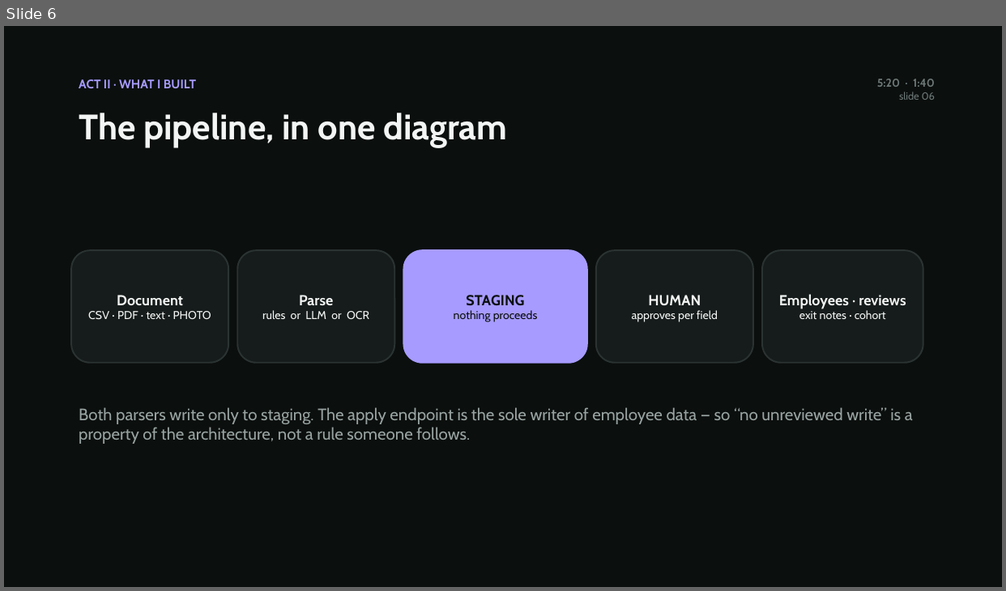
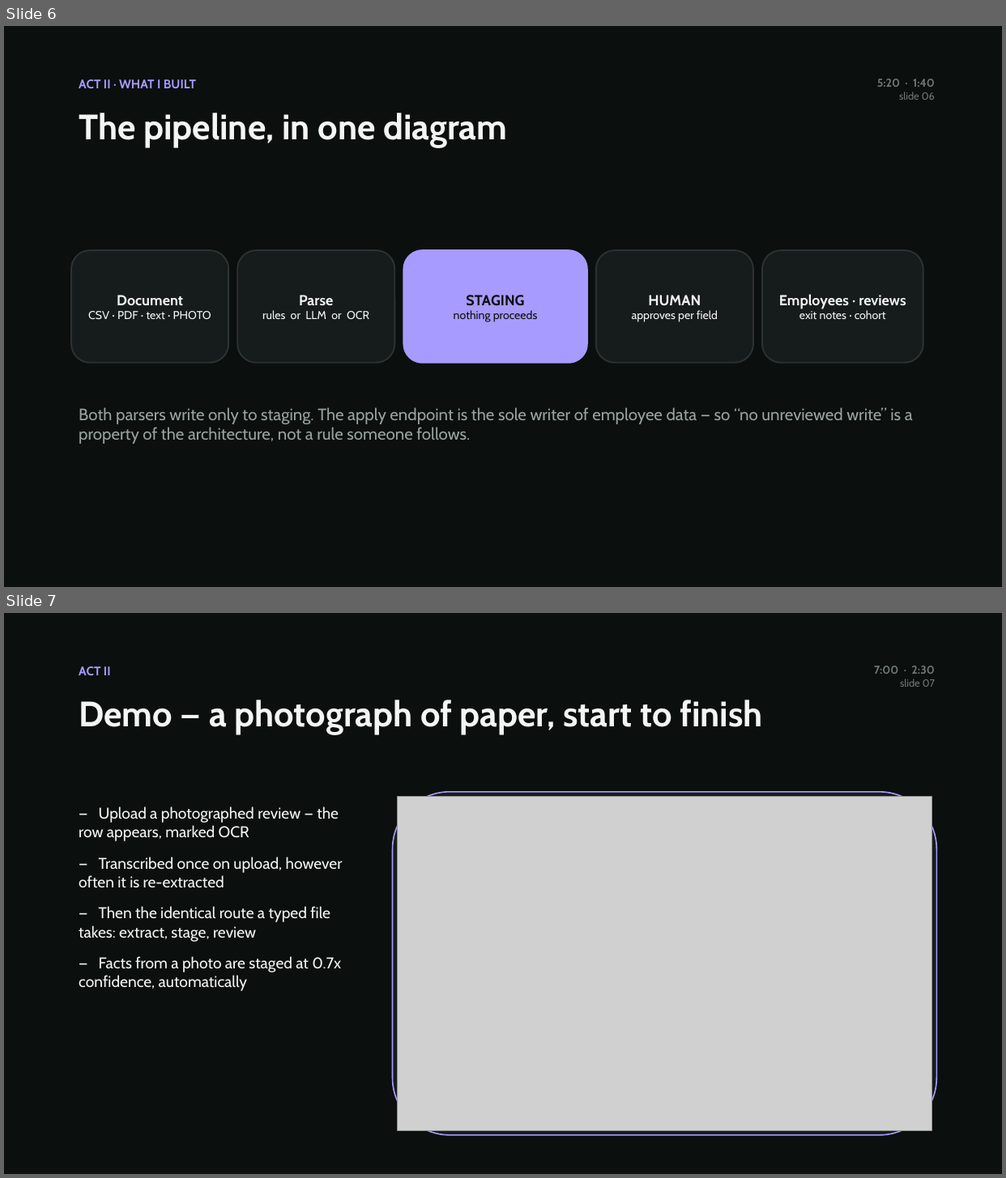
Before and after one commit to AzizKhayati1/companysim, a slide deck: docs/reading-the-paperwork.pptx. Shown one above the other, each under a label of ours: slide 6 before the commit, slides 6 and 7 after it. The pictures are 1006x591 and 1006x1178 pixels, drawn with LibreOffice and Linux fonts; fonts in the diff are those of the drawing; grey boxes stand for pictures. Boxes give left, top, right and bottom in pixels: in the first picture for what was removed or moved away, otherwise in the second. Text is boxed around its words. In the diff, an @@ line names an element or a change of style, - is before the commit and + after.

```diff
--- a/docs/reading-the-paperwork.pptx
+++ b/docs/reading-the-paperwork.pptx
@@ slide 7 added at bbox=[4, 613, 1002, 1174], background #0B0F0E @@
@@ text added at bbox=[79, 666, 111, 675], 12 pt, text #A79BFF, bold @@
+ACT II
@@ text added at bbox=[874, 666, 935, 687], 11 pt, text #6D7877, bold @@
+7:00 · 2:30
+slide 07
@@ text added at bbox=[79, 700, 762, 735], 34 pt, text #F2F5F4, bold @@
+Demo — a photograph of paper, start to finish
@@ text added at bbox=[79, 807, 343, 991], 15 pt, text #F2F5F4 @@
+— Upload a photographed review — the row appears, marked OCR
+— Transcribed once on upload, however often it is re-extracted
+— Then the identical route a typed file takes: extract, stage, review
+— Facts from a photo are staged at 0.7x confidence, automatically
@@ rounded rectangle added at bbox=[393, 792, 937, 1135], fill #161C1B, outline #A79BFF 1.25 pt @@
@@ picture added at bbox=[397, 796, 932, 1131] @@
```
Also in this commit, not shown: 1 slide changed, 8 other slides added, 2 slides removed, 12 other files.
